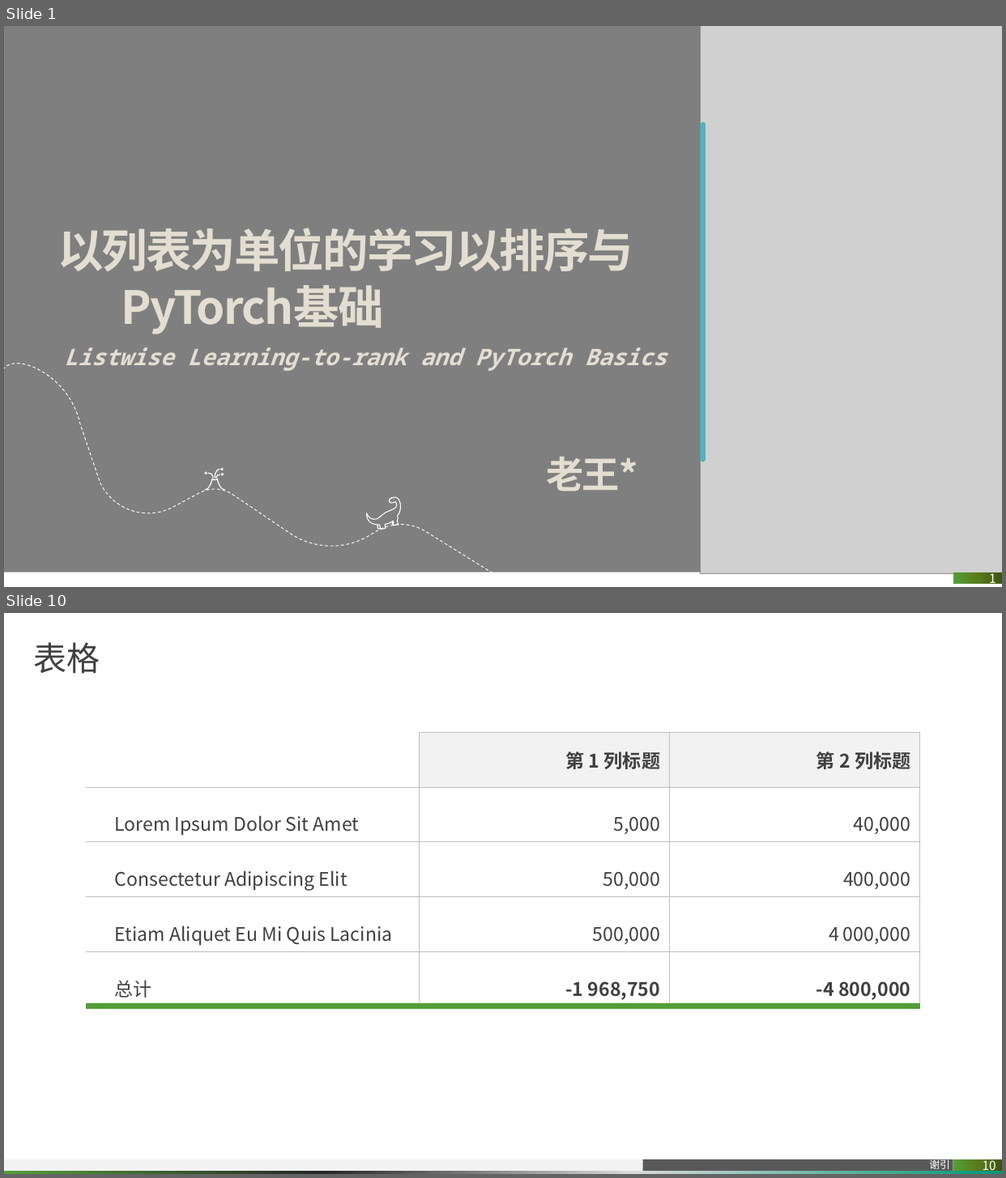
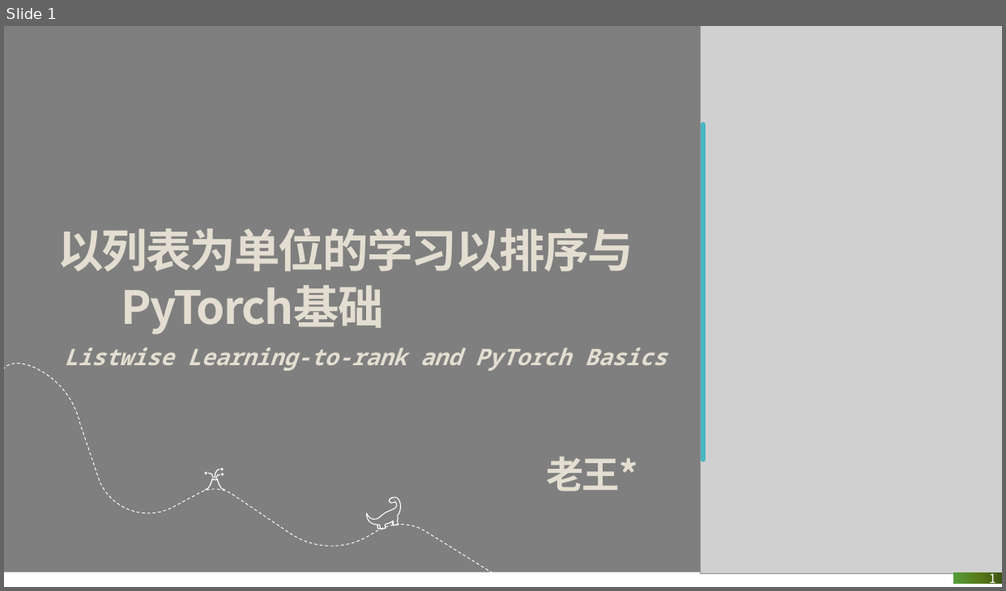
Before and after one commit to pitybea/l2r, a slide deck: rank.pptx. Shown one above the other, each under a label of ours: slides 1 and 10 before the commit, slide 1 after it; the slides between them are not shown. The pictures are 1006x1178 and 1006x591 pixels, drawn with LibreOffice and Linux fonts; fonts in the diff are those of the drawing; grey boxes stand for pictures; background and template pictures are left out. Boxes give left, top, right and bottom in pixels: in the first picture for what was removed or moved away, otherwise in the second. Text is boxed around its words. In the diff, an @@ line names an element or a change of style, - is before the commit and + after.

```diff
--- a/rank.pptx
+++ b/rank.pptx
@@ slide 10 removed at (4,613,1002,1174), background #FFFFFF @@
@@ title removed at (33,642,100,674) @@
-表格
@@ table removed at (87,732,920,1007), 5 rows, 3 columns @@
- | 第 1 列标题 | 第 2 列标题
-Lorem Ipsum Dolor Sit Amet | 5,000 | 40,000
-Consectetur Adipiscing Elit | 50,000 | 400,000
-Etiam Aliquet Eu Mi Quis Lacinia | 500,000 | 4 000,000
-总计 | -1 968,750 | -4 800,000
@@ rectangle removed at (4,1160,774,1171) @@
@@ rectangle removed at (4,1171,1002,1174) @@
@@ rectangle removed at (642,1160,953,1171) @@
-谢引
@@ page number removed at (953,1160,1002,1171) @@
-10
```
Also in this commit, not shown: 3 slides changed, 11 slides added, 7 other slides removed, 1 other file.
